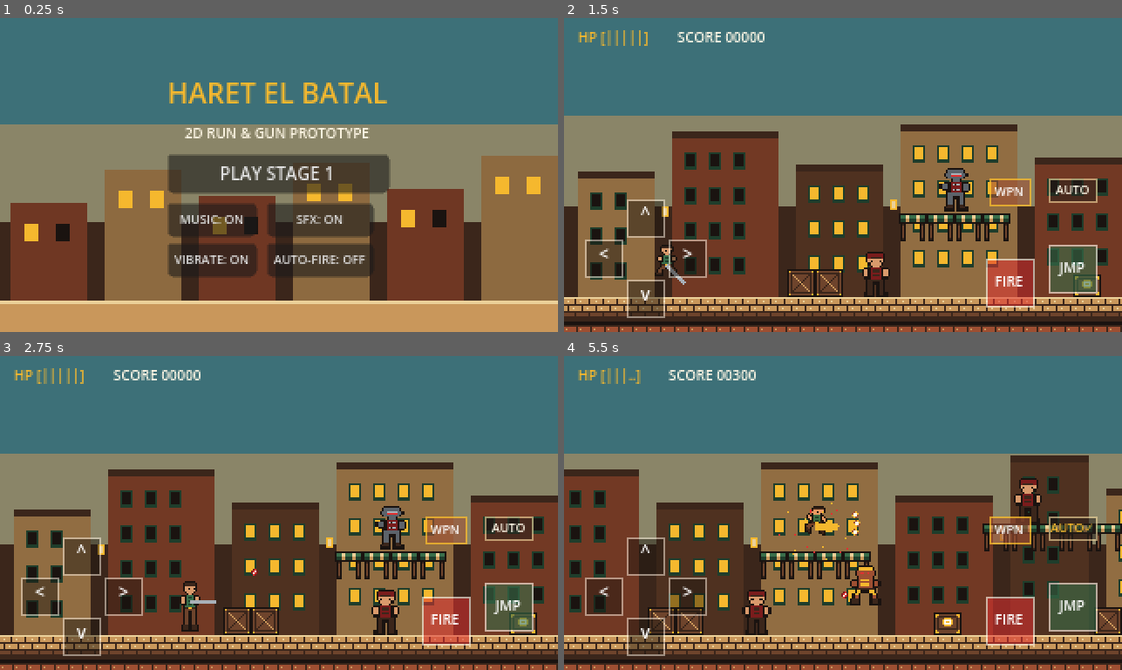
Above: before the commit, frames 1-4 (two rows, left to right).
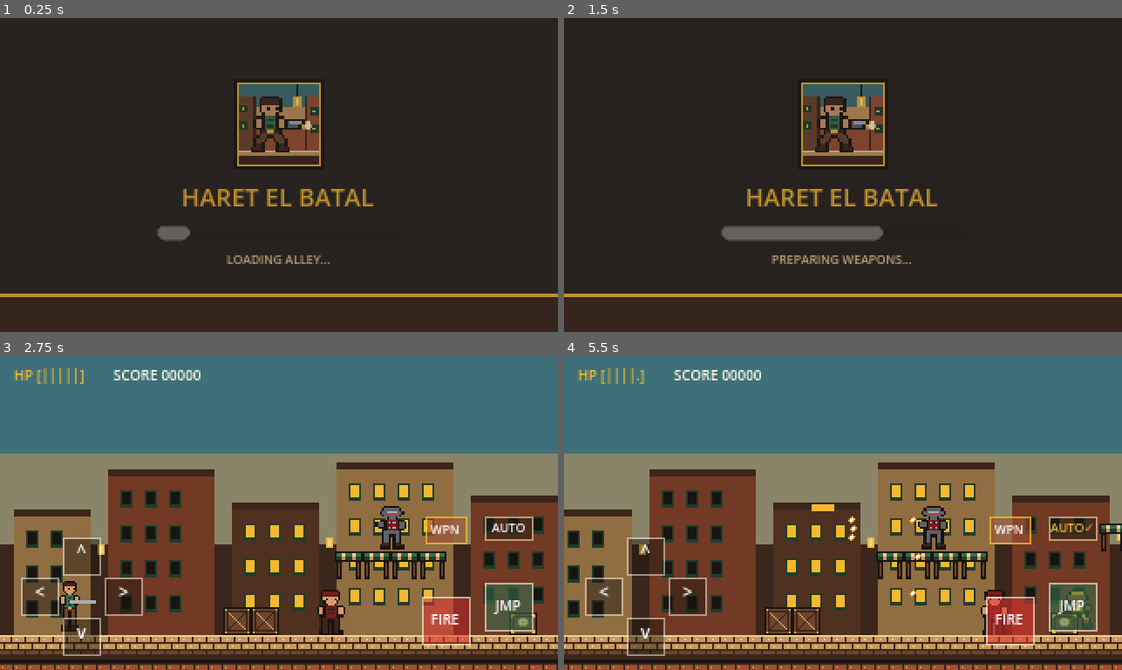
Above: after the commit, the same moments.

Repository: zikaasd86-dev/haret-el-batal
Game: Godot game, scene res://scenes/ui/SplashScreen.tscn
Same seed, same stepped clock (60 frames per second), same inputs: the game is played once before the commit and once after it. Before the commit the project starts from res://scenes/ui/MainMenu.tscn.
Inputs (mouse positions are in pixels of both pictures, inside the frame that each line leads up to):
- Up to frame 1 (0.25 s): no input
- Up to frame 2 (1.5 s): click (843, 171) at 0.5 s, where only the run before the commit has a clickable "PLAY STAGE 1"; move the mouse to (965, 159) at 1.27 s; hold D (move_right) from 1.28 s (still down); hold S (aim_down) from 1.28 s (still down); click (965, 159) at 1.42 s
- Up to frame 3 (2.75 s): tap Space (jump) at 1.52 s; release D (move_right) at 2 s; release S (aim_down) at 2 s; click (279, 509) at 2 s, where only the run after the commit has a clickable "PLAY STAGE 1"
- Up to frame 4 (5.5 s): move the mouse to (731, 528) at 2.77 s; hold D (move_right) 2.78-3.53 s; tap W (aim_up) at 2.85 s; click (731, 528) at 2.92 s; tap Space (jump) at 3.02, 4.52, 5.27 s; move the mouse to (898, 443) at 3.52 s; hold A (move_left) 3.53-4.28 s; hold J (fire) 3.53-4.28 s; click (898, 443) at 3.67 s; move the mouse to (815, 575) at 4.27 s; hold D (move_right) from 4.28 s (still down); tap Q (switch_weapon) at 4.35 s; click (815, 575) at 4.42 s; move the mouse to (1010, 560) at 5.02 s; tap F (toggle_autofire) at 5.1 s; click (1010, 560) at 5.17 s

The runs differ from the first frame. In frame 1, 94% of the frame differs, in the area x 0-100%, y 0-100%; in frame 2, 87%; in frame 3, 1.8%; in frame 4, 49%.

Commit message:
Add custom Splash & Loading screen and native Android boot splash

Diff:
--- a/project.godot
+++ b/project.godot
@@ -8,8 +8,11 @@
 
 config/name="Haret El Batal"
 config/description="2D Run & Gun Mobile Prototype - حارة البطل"
-run/main_scene="res://scenes/ui/MainMenu.tscn"
+run/main_scene="res://scenes/ui/SplashScreen.tscn"
 config/features=PackedStringArray("4.3", "GL Compatibility")
+boot_splash/bg_color=Color(0.101961, 0.0745098, 0.0627451, 1)
+boot_splash/image="res://assets/icons/icon.png"
+boot_splash/fullsize=false
 config/icon="res://assets/icons/icon.png"
 
 [autoload]
--- /dev/null
+++ b/scenes/ui/SplashScreen.tscn
@@ -0,0 +1,53 @@
+[gd_scene load_steps=2 format=3]
+
+[ext_resource type="Script" path="res://scripts/ui/SplashScreen.gd" id="1_splash"]
+
+[node name="SplashScreen" type="Control"]
+layout_mode = 3
+anchors_preset = 15
+anchor_right = 1.0
+anchor_bottom = 1.0
+grow_horizontal = 2
+grow_vertical = 2
+script = ExtResource("1_splash")
+
+[node name="CenterBox" type="CenterContainer" parent="."]
+layout_mode = 1
+anchors_preset = 15
+anchor_right = 1.0
+anchor_bottom = 1.0
+grow_horizontal = 2
+grow_vertical = 2
+
+[node name="VBox" type="VBoxContainer" parent="CenterBox"]
+layout_mode = 2
+theme_override_constants/separation = 6
+alignment = 1
+
+[node name="Logo" type="TextureRect" parent="CenterBox/VBox"]
+custom_minimum_size = Vector2(52, 52)
+layout_mode = 2
+size_flags_horizontal = 4
+expand_mode = 1
+stretch_mode = 5
+
+[node name="Title" type="Label" parent="CenterBox/VBox"]
+layout_mode = 2
+theme_override_colors/font_color = Color(0.96, 0.72, 0.18, 1)
+theme_override_font_sizes/font_size = 14
+text = "HARET EL BATAL"
+horizontal_alignment = 1
+
+[node name="LoadingBar" type="ProgressBar" parent="CenterBox/VBox"]
+custom_minimum_size = Vector2(140, 8)
+layout_mode = 2
+size_flags_horizontal = 4
+max_value = 100.0
+show_percentage = false
+
+[node name="StatusLabel" type="Label" parent="CenterBox/VBox"]
+layout_mode = 2
+theme_override_colors/font_color = Color(0.92, 0.82, 0.6, 1)
+theme_override_font_sizes/font_size = 7
+text = "LOADING..."
+horizontal_alignment = 1
--- /dev/null
+++ b/scripts/ui/SplashScreen.gd
@@ -0,0 +1,70 @@
+extends Control
+## شاشة البداية والتحميل (Splash & Loading Screen) - لعبة "حارة البطل"
+## تعرض شعار اللعبة مع شريط تحميل متحرك لمدة ~2.2 ثانية ثم تنتقل بسلاسة للقائمة الرئيسية
+
+@export var splash_duration: float = 2.2
+
+var _elapsed: float = 0.0
+var _transitioned: bool = false
+
+@onready var logo_tex: TextureRect = $CenterBox/VBox/Logo
+@onready var title_lbl: Label = $CenterBox/VBox/Title
+@onready var progress_bar: ProgressBar = $CenterBox/VBox/LoadingBar
+@onready var status_lbl: Label = $CenterBox/VBox/StatusLabel
+
+
+func _ready() -> void:
+	logo_tex.texture = load("res://assets/icons/icon.png")
+	progress_bar.value = 0.0
+	modulate.a = 0.0
+	var tween := create_tween()
+	tween.tween_property(self, "modulate:a", 1.0, 0.35)
+	queue_redraw()
+
+
+func _process(delta: float) -> void:
+	if _transitioned:
+		return
+
+	_elapsed += delta
+	var pct := clampf(_elapsed / splash_duration, 0.0, 1.0)
+	progress_bar.value = pct * 100.0
+
+	if pct < 0.35:
+		status_lbl.text = "LOADING ALLEY..."
+	elif pct < 0.75:
+		status_lbl.text = "PREPARING WEAPONS..."
+	else:
+		status_lbl.text = "READY!"
+
+	if _elapsed >= splash_duration:
+		_go_to_menu()
+
+
+func _input(event: InputEvent) -> void:
+	# السماح بتخطي الشاشة بلمسة بعد ثانية واحدة
+	if _elapsed > 0.9 and not _transitioned:
+		if event is InputEventScreenTouch and event.pressed:
+			_go_to_menu()
+		elif event is InputEventMouseButton and event.pressed:
+			_go_to_menu()
+
+
+func _go_to_menu() -> void:
+	if _transitioned:
+		return
+	_transitioned = true
+	var tween := create_tween()
+	tween.tween_property(self, "modulate:a", 0.0, 0.25)
+	tween.finished.connect(func() -> void:
+		get_tree().change_scene_to_file("res://scenes/ui/MainMenu.tscn")
+	)
+
+
+func _draw() -> void:
+	var w := maxf(320.0, size.x)
+	var h := maxf(180.0, size.y)
+	# خلفية دافئة بألوان لوحة "حارة البطل"
+	draw_rect(Rect2(0, 0, w, h), Palette.C_BLACK)
+	draw_rect(Rect2(0, h - 22.0, w, 22.0), Palette.C_DARK_BROWN)
+	draw_rect(Rect2(0, h - 22.0, w, 2.0), Palette.C_GOLD)
